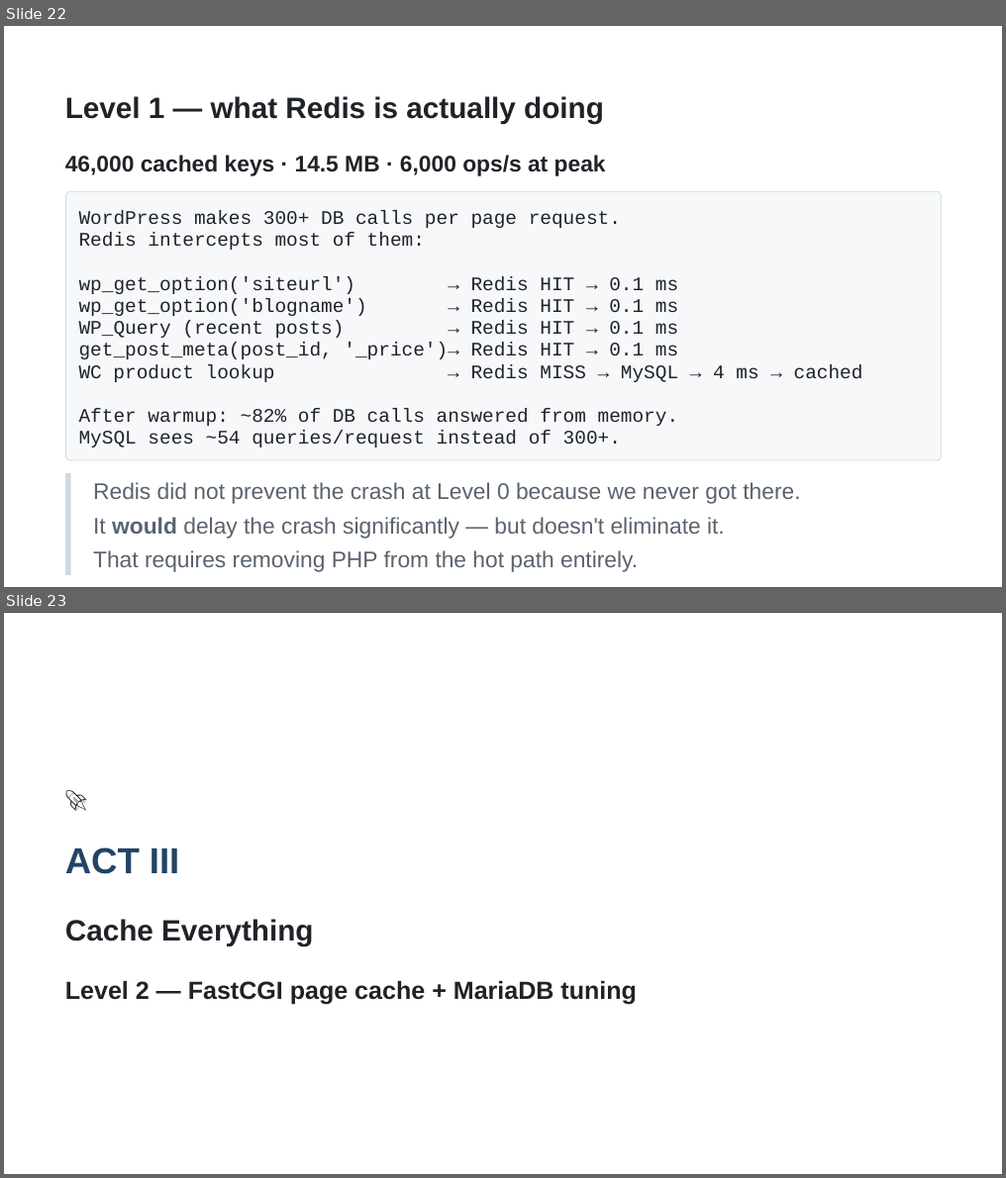
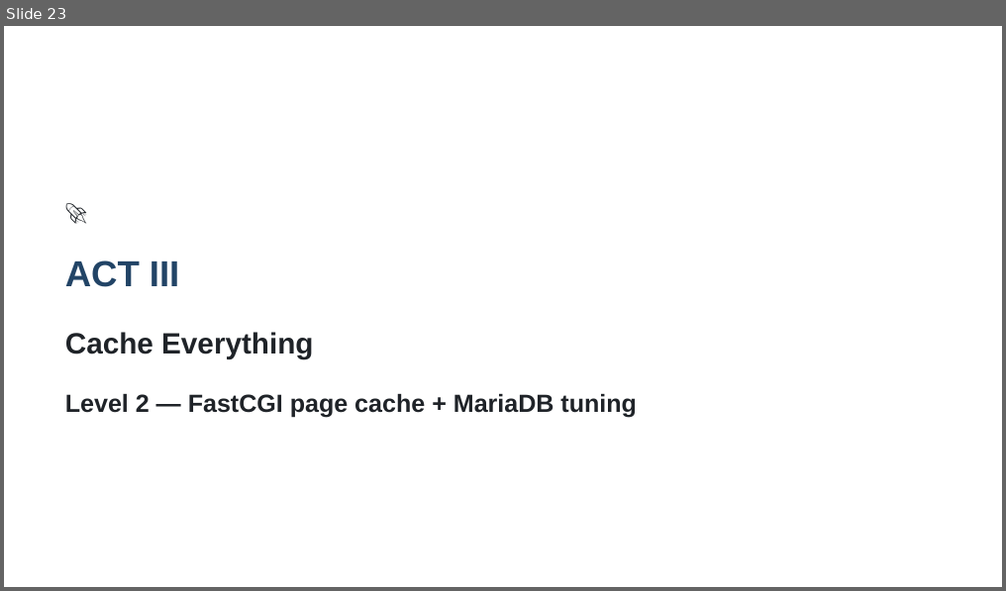
Before and after one commit to NedkoHristov/WordPress-Europe-2026, a slide deck: SLIDES-RICH-editable.pptx. Shown one above the other, each under a label of ours: slides 22 and 23 before the commit, slide 23 after it. The pictures are 1006x1178 and 1006x591 pixels, drawn with LibreOffice and Linux fonts; fonts in the diff are those of the drawing. Boxes give left, top, right and bottom in pixels: in the first picture for what was removed or moved away, otherwise in the second. Text is boxed around its words. In the diff, an @@ line names an element or a change of style, - is before the commit and + after.

```diff
--- a/SLIDES-RICH-editable.pptx
+++ b/SLIDES-RICH-editable.pptx
@@ slide 22 removed at [4,26,1002,587], background #FFFFFF @@
@@ freeform shape removed at [4,26,1002,587] @@
@@ text removed at [65,96,604,124] @@
-Level 1 — what Redis is actually doing
@@ text removed at [65,155,606,175] @@
-46,000 cached keys · 14.5 MB · 6,000 ops/s at peak
@@ freeform shape removed at [66,191,942,461] @@
@@ freeform shape removed at [66,191,942,461] @@
@@ text removed at [79,210,621,228] @@
-WordPress makes 300+ DB calls per page request.
@@ text removed at [79,232,425,250] @@
-Redis intercepts most of them:
@@ text removed at [79,276,678,294] @@
-wp_get_option('siteurl') → Redis HIT → 0.1 ms
@@ text removed at [79,298,678,316] @@
-wp_get_option('blogname') → Redis HIT → 0.1 ms
@@ text removed at [79,321,678,338] @@
-WP_Query (recent posts) → Redis HIT → 0.1 ms
@@ text removed at [79,343,678,360] @@
-get_post_meta(post_id, '_price')→ Redis HIT → 0.1 ms
@@ text removed at [79,365,863,382] @@
-WC product lookup → Redis MISS → MySQL → 4 ms → cached
@@ text removed at [79,409,679,426] @@
-After warmup: ~82% of DB calls answered from memory.
@@ text removed at [79,431,621,448] @@
-MySQL sees ~54 queries/request instead of 300+.
@@ freeform shape removed at [65,473,70,575] @@
@@ text removed at [93,482,800,504] @@
-Redis did not prevent the crash at Level 0 because we never got there.
@@ text removed at [93,517,725,539] @@
-It would delay the crash significantly — but doesn't eliminate it.
@@ text removed at [93,551,638,571] @@
-That requires removing PHP from the hot path entirely.
```
Also in this commit, not shown: 4 slides changed, 4 slides added, 3 other slides removed, 22 other files.
